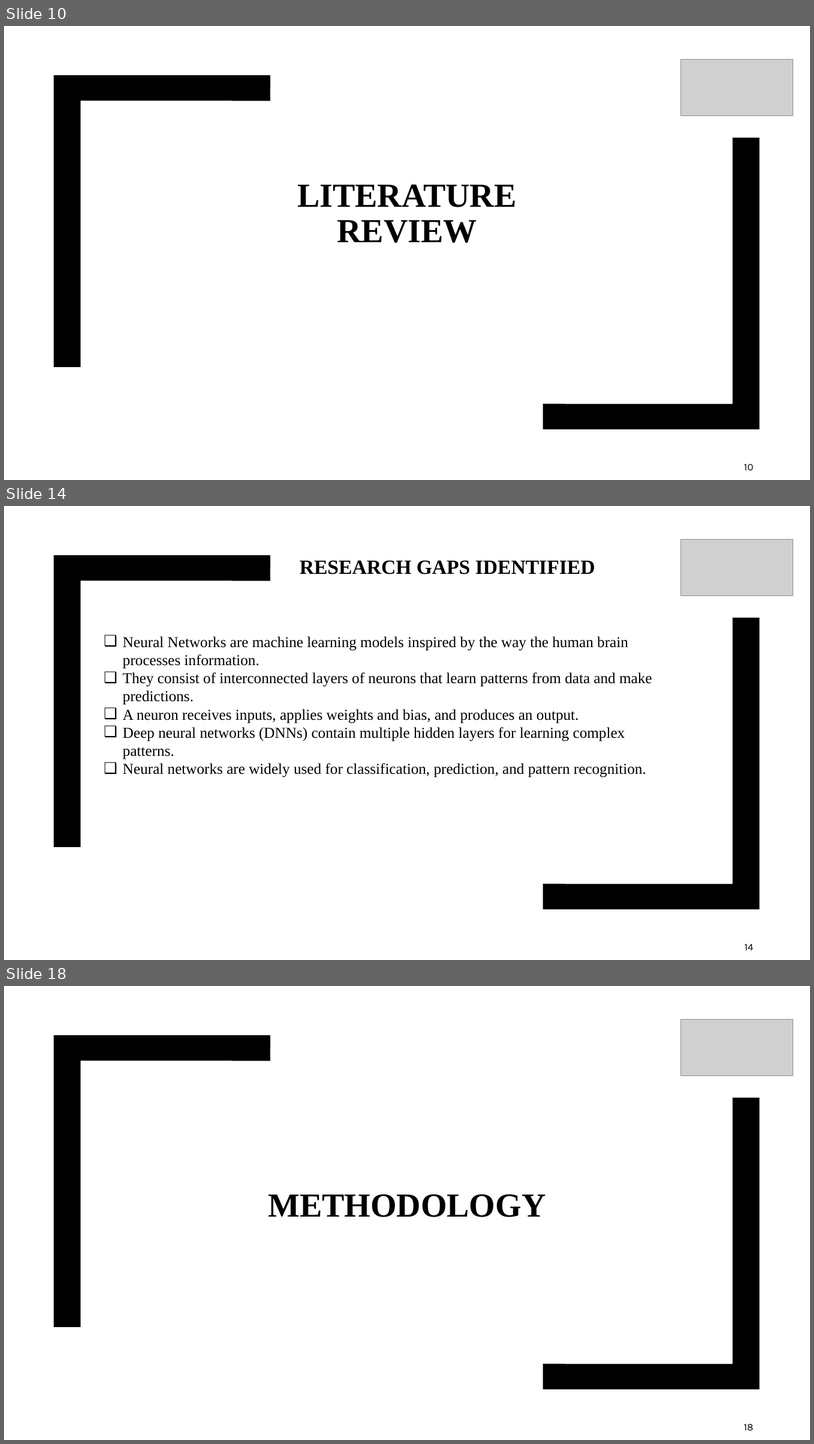
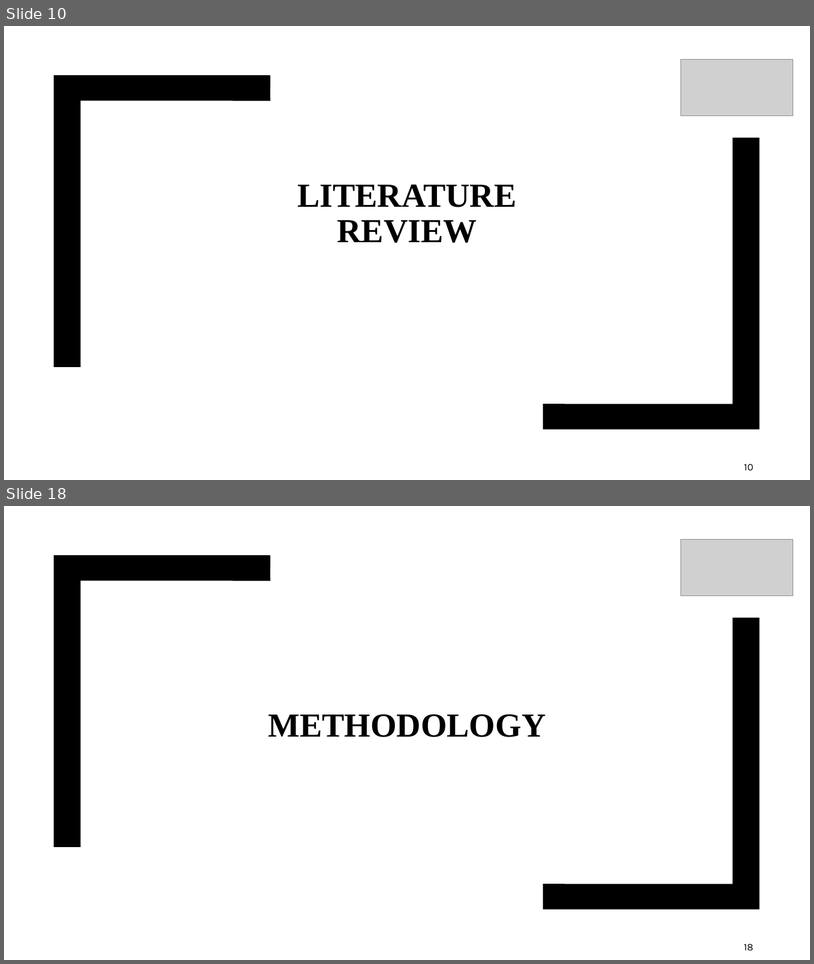
Before and after one commit to Umairnu/Research-Thesis-MS, a slide deck: Proposal and ppt/Tanhexp [Autosaved].pptx. Shown one above the other, each under a label of ours: slides 10, 14 and 18 before the commit, slides 10 and 18 after it; the slides between them are not shown. The pictures are 814x1444 and 814x964 pixels, drawn with LibreOffice and Linux fonts; fonts in the diff are those of the drawing; grey boxes stand for pictures. Boxes give left, top, right and bottom in pixels: in the first picture for what was removed or moved away, otherwise in the second. Text is boxed around its words. In the diff, an @@ line names an element or a change of style, - is before the commit and + after.

```diff
--- a/Proposal and ppt/Tanhexp [Autosaved].pptx
+++ b/Proposal and ppt/Tanhexp [Autosaved].pptx
@@ slide 14 removed at [4,506,810,960], background #FFFFFF; not listed: 2 template elements that a slide beside it also shows @@
@@ picture removed at [681,539,793,595] @@
@@ title removed at [300,560,596,574] @@
-RESEARCH GAPS IDENTIFIED
@@ text removed at [123,636,652,777] @@
-❑ Neural Networks are machine learning models inspired by the way the human brain processes information.
-❑ They consist of interconnected layers of neurons that learn patterns from data and make predictions.
-❑ A neuron receives inputs, applies weights and bias, and produces an output.
-❑ Deep neural networks (DNNs) contain multiple hidden layers for learning complex patterns.
-❑ Neural networks are widely used for classification, prediction, and pattern recognition.
@@ page number removed at [745,943,754,950] @@
-14
```
Also in this commit, not shown: 15 slides changed, 12 slides added, 7 other slides removed, 3 other files.
